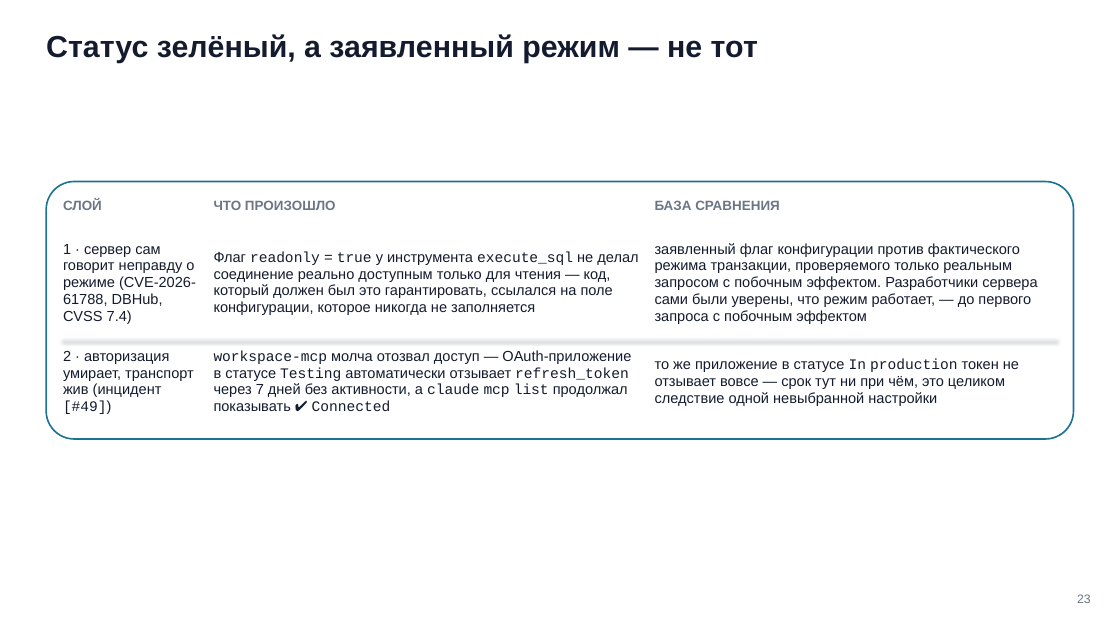
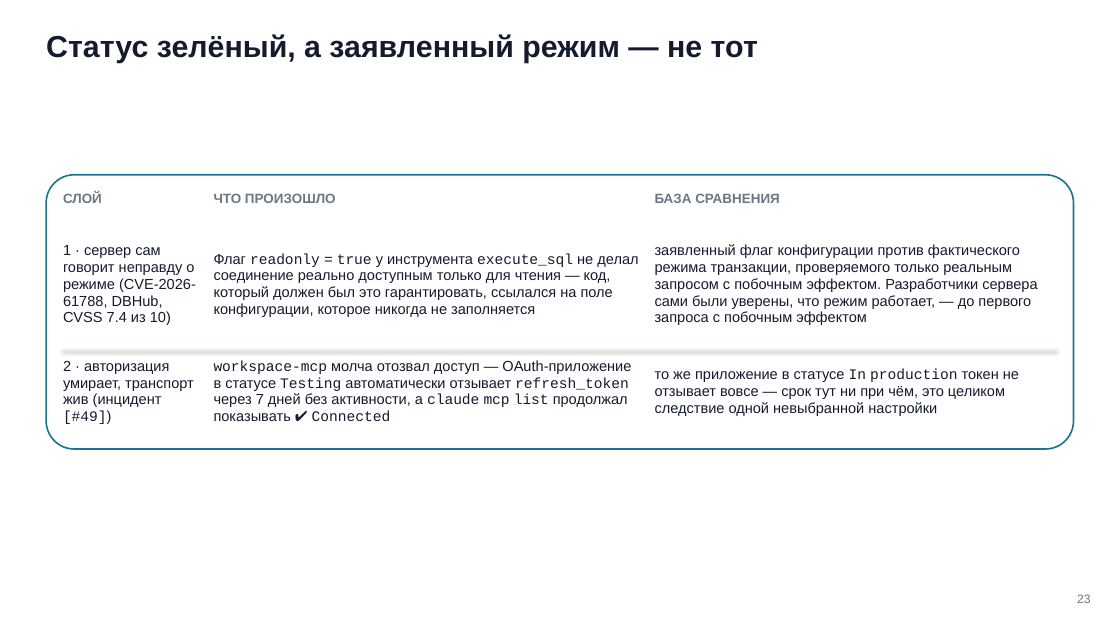
Before and after one commit to tellina-study/AI-usage-lessons, a slide deck: slide 23 of library/seminars/sem-06/rendered/sem-06.pptx. Drawn at 1120x630 pixels with LibreOffice and Linux fonts; fonts in the diff are those of the drawing. Boxes give left, top, right and bottom in pixels: in the first picture for what was removed or moved away, otherwise in the second. Text is boxed around its words. In the diff, an @@ line names an element or a change of style, - is before the commit and + after.

```diff
--- a/library/seminars/sem-06/rendered/sem-06.pptx
+++ b/library/seminars/sem-06/rendered/sem-06.pptx
@@ rounded rectangle: place and size @@
-rounded rectangle at box(46, 181, 1074, 439)
+rounded rectangle at box(46, 175, 1074, 449)
@@ rounded rectangle at box(46, 175, 1074, 449): proportions changed @@
@@ 3 texts: place and size @@
-3 texts at box(63, 199, 780, 210)
+3 texts at box(63, 192, 780, 203)
@@ text at box(63, 245, 196, 325): text changed @@
-1 · сервер сам говорит неправду о режиме (CVE-2026-61788, DBHub, CVSS 7.4)
+1 · сервер сам говорит неправду о режиме (CVE-2026-61788, DBHub, CVSS 7.4 из 10)
@@ 3 texts, 1 line: place and size @@
-3 texts, 1 line at box(63, 340, 1057, 414)
+3 texts, 1 line at box(63, 350, 1057, 424)
```
Also in this commit, not shown: 17 other slides changed, 19 other files.
